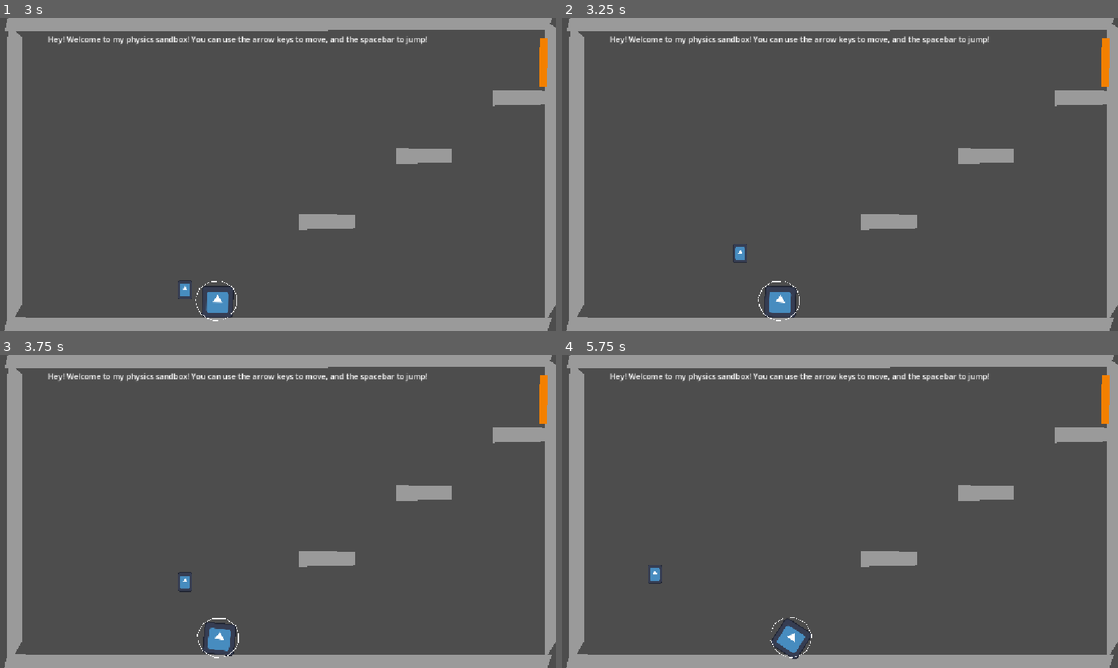
Above: before the commit, frames 1-4 (two rows, left to right).
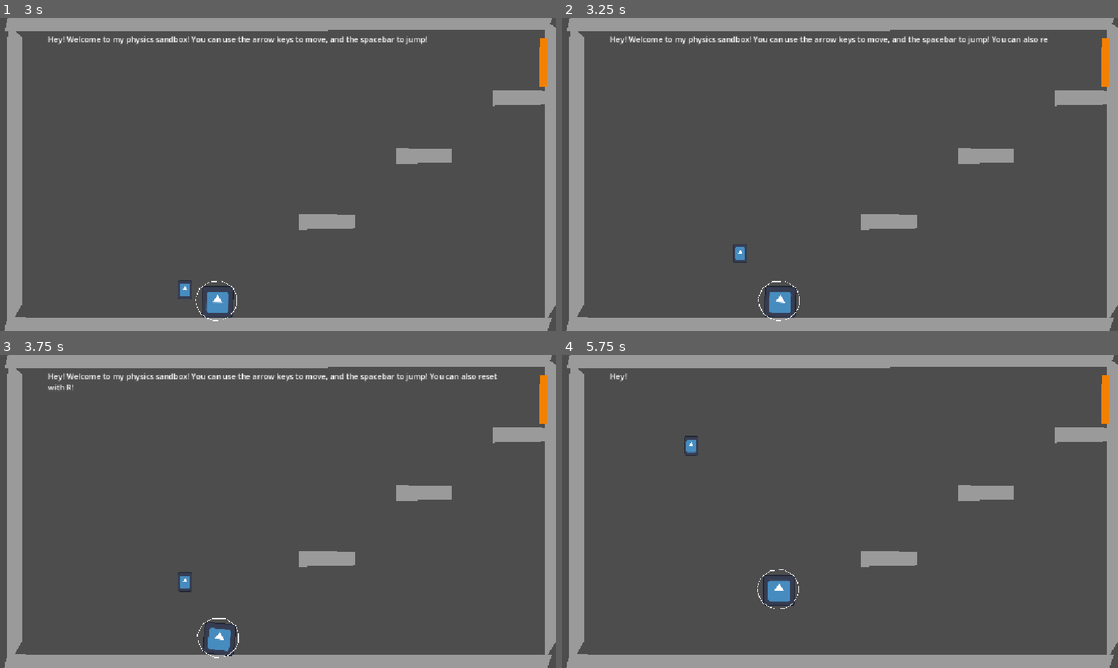
Above: after the commit, the same moments.

Repository: TAL-Trent/SSJamF2026
Game: Godot game, scene res://Levels/Level Menu/Level_Menu.tscn
Two runs of this game, one before a commit and one after it. Both use one fixed random seed, a clock stepped at 60 frames per second and the inputs below. The engine's default icon, where the game draws it, is replaced by a stand-in: a white triangle on a blue panel in a dark square.
Inputs (mouse positions are in pixels of both pictures, inside the frame that each line leads up to):
- Up to frame 1 (3 s): click (283, 174) at 0.5 s; click (66, 102) at 1.27 s; hold Right (right) 2.03-2.78 s; hold Space (jump) 2.03-2.78 s; hold Left (left) from 2.78 s (still down); tap Space (jump) at 2.85 s
- Up to frame 2 (3.25 s): keep holding Left (left); tap Space (jump) at 3.02 s
- Up to frame 3 (3.75 s): tap Space (jump) at 3.32 s; release Left (left) at 3.53 s; hold Right (right) from 3.53 s (still down); hold Space (jump) from 3.53 s (still down)
- Up to frame 4 (5.75 s): release Space (jump) at 4.28 s; tap Space (jump) at 4.35, 4.52, 4.82 s; release Right (right) at 5.03 s; hold Left (left) from 5.03 s (still down); hold Space (jump) from 5.03 s (still down); tap R (reset, bound only after the commit) at 5.65 s

Frame 1 is identical in both runs. In frame 2, less than 0.1% of the frame differs, in the area x 77-88%, y 5-8%; in frame 3, 0.2%; in frame 4, 1.6%, in the area x 12-77%, y 5-98%.

Commit message:
added level 8 and restart

Diff:
--- a/jank/Levels/Level 1/Level_1_Script.gd
+++ b/jank/Levels/Level 1/Level_1_Script.gd
@@ -33,13 +33,14 @@
 		myForce.y = 0;
 		#Player.apply_force(myForce)
 		Player.apply_impulse(myForce);
-
+	if event.is_action_pressed("reset"):
+		get_tree().reload_current_scene()
 
 
 
 # Called when the node enters the scene tree for the first time.
 func _ready() -> void:
-	setMessage("Hey! Welcome to my physics sandbox! You can use the arrow keys to move, and the spacebar to jump!")
+	setMessage("Hey! Welcome to my physics sandbox! You can use the arrow keys to move, and the spacebar to jump! You can also reset with R!")
 
 
 # Called every frame. 'delta' is the elapsed time since the previous frame.
--- a/jank/Levels/Level 2/Level_2_Script.gd
+++ b/jank/Levels/Level 2/Level_2_Script.gd
@@ -35,7 +35,8 @@
 		#Player.apply_force(myForce)
 		if isTouchingFloor():
 			Player.apply_impulse(myForce);
-
+	if event.is_action_pressed("reset"):
+		get_tree().reload_current_scene()
 
 
 
--- a/jank/Levels/Level 3/Level_3_Script.gd
+++ b/jank/Levels/Level 3/Level_3_Script.gd
@@ -39,7 +39,8 @@
 		#Player.apply_force(myForce)
 		if isTouchingFloor():
 			Player.apply_impulse(myForce);
-
+	if event.is_action_pressed("reset"):
+		get_tree().reload_current_scene()
 
 
 
--- a/jank/Levels/Level 4/Level_4_Script.gd
+++ b/jank/Levels/Level 4/Level_4_Script.gd
@@ -38,6 +38,8 @@
 		#Player.apply_force(myForce)
 		if isTouchingFloor():
 			Player.apply_impulse(myForce);
+	if event.is_action_pressed("reset"):
+		get_tree().reload_current_scene()
 
 
 
--- a/jank/Levels/Level 5/Level_5_Script.gd
+++ b/jank/Levels/Level 5/Level_5_Script.gd
@@ -38,6 +38,8 @@
 		#Player.apply_force(myForce)
 		if isTouchingFloor():
 			Player.apply_impulse(myForce);
+	if event.is_action_pressed("reset"):
+		get_tree().reload_current_scene()
 
 
 
--- a/jank/Levels/Level 6/Level_6_Script.gd
+++ b/jank/Levels/Level 6/Level_6_Script.gd
@@ -41,6 +41,8 @@
 		#Player.apply_force(myForce)
 		if isTouchingFloor():
 			Player.apply_impulse(myForce);
+	if event.is_action_pressed("reset"):
+		get_tree().reload_current_scene()
 
 
 
@@ -57,6 +59,8 @@
 		airJumped = false
 	if skewing:
 		brokenBall.skew = randi_range(-89,89)
+		brokenBall.position.x += randi_range(-1,1)
+		brokenBall.position.y += randi_range(-1,1)
 
 #called when the player touches the end of level trigger
 func _on_area_2d_area_shape_entered(area_rid: RID, area: Area2D, area_shape_index: int, local_shape_index: int) -> void:
--- a/jank/Levels/Level 7/Level_7_Script.gd
+++ b/jank/Levels/Level 7/Level_7_Script.gd
@@ -41,6 +41,8 @@
 		#Player.apply_force(myForce)
 		if isTouchingFloor():
 			Player.apply_impulse(myForce);
+	if event.is_action_pressed("reset"):
+		get_tree().reload_current_scene()
 
 
 
@@ -60,6 +62,8 @@
 		airJumped = false
 	if skewing:
 		brokenBall.skew = randi_range(-89,89)
+		brokenBall.position.x += randi_range(-1,1)
+		brokenBall.position.y += randi_range(-1,1)
 
 #called when the player touches the end of level trigger
 func _on_area_2d_area_shape_entered(area_rid: RID, area: Area2D, area_shape_index: int, local_shape_index: int) -> void:
@@ -72,7 +76,7 @@
 		setMessage("I genuinly wish utmost unfortunes upon your family you coniving weasel.")
 	await get_tree().create_timer(0.5).timeout
 	print("next level")
-
+	get_tree().change_scene_to_file("res://Levels/Level 8/Level_8.tscn")
 func typeChat():
 	if !(finishedMessage == currentMessage):
 		textChat.text = currentMessage + finishedMessage[messageChar]
--- a/jank/Levels/Level 8/Level_8.tscn
+++ b/jank/Levels/Level 8/Level_8.tscn
@@ -19,10 +19,6 @@
 
 [sub_resource type="CircleShape2D" id="CircleShape2D_mx4s3"]
 radius = 86.833176
-
-[sub_resource type="CapsuleShape2D" id="CapsuleShape2D_2v4n4"]
-radius = 12.0
-height = 46.0
 
 [node name="Node2D" type="Node2D" unique_id=965193724 node_paths=PackedStringArray("Player", "PlayerSprite", "EolTrigger", "textChat", "playerRay", "brokenBall", "key")]
 script = ExtResource("1_xplrl")
@@ -32,7 +28,7 @@
 textChat = NodePath("RichTextLabel")
 playerRay = NodePath("Player2dSprite/RayCast2D")
 brokenBall = NodePath("Ball")
-key = NodePath("RigidBody2D")
+key = NodePath("")
 
 [node name="Player" type="RigidBody2D" parent="." unique_id=272158072]
 position = Vector2(1041, 541)
@@ -139,47 +135,6 @@
 [node name="CollisionShape2D" type="CollisionShape2D" parent="Chunk3" unique_id=2031323877]
 position = Vector2(-90, 312)
 shape = SubResource("RectangleShape2D_48r1q")
-
-[node name="Chunk3" type="StaticBody2D" parent="Chunk3" unique_id=1947728207]
-position = Vector2(-474, 48)
-
-[node name="Polygon2D" type="Polygon2D" parent="Chunk3/Chunk3" unique_id=376951231]
-position = Vector2(-36.000015, 295)
-scale = Vector2(0.2373221, 0.3597568)
-color = Color(0.6073017, 0.60730165, 0.60730165, 1)
-polygon = PackedVector2Array(1.8955078, 6.378113, -488.1045, 2.3781128, -491.1045, 92.37811, -2.1044922, 85.37811)
-
-[node name="CollisionShape2D" type="CollisionShape2D" parent="Chunk3/Chunk3" unique_id=166568917]
-position = Vector2(-90, 312)
-shape = SubResource("RectangleShape2D_48r1q")
-
-[node name="Chunk3" type="StaticBody2D" parent="Chunk3/Chunk3" unique_id=928311318]
-position = Vector2(26, 61)
-
-[node name="Polygon2D" type="Polygon2D" parent="Chunk3/Chunk3/Chunk3" unique_id=543514543]
-position = Vector2(-41.000015, 264)
-rotation = 1.5707964
-scale = Vector2(0.2373221, 0.3597568)
-color = Color(0.6073017, 0.60730165, 0.60730165, 1)
-polygon = PackedVector2Array(1.8955078, 6.378113, -488.1045, 2.3781128, -491.1045, 92.37811, -2.1044922, 85.37811)
-
-[node name="CollisionPolygon2D" type="CollisionPolygon2D" parent="Chunk3/Chunk3/Chunk3" unique_id=905296045]
-position = Vector2(-1, -2)
-polygon = PackedVector2Array(-74, 148, -42, 148, -43, 265, -71, 263)
-
-[node name="Chunk3" type="StaticBody2D" parent="Chunk3/Chunk3/Chunk3" unique_id=132938323]
-position = Vector2(-108, -4)
-
-[node name="Polygon2D" type="Polygon2D" parent="Chunk3/Chunk3/Chunk3/Chunk3" unique_id=865656702]
-position = Vector2(-41.000015, 264)
-rotation = 1.5707964
-scale = Vector2(0.2373221, 0.3597568)
-color = Color(0.6073017, 0.60730165, 0.60730165, 1)
-polygon = PackedVector2Array(1.8955078, 6.378113, -488.1045, 2.3781128, -491.1045, 92.37811, -2.1044922, 85.37811)
-
-[node name="CollisionPolygon2D" type="CollisionPolygon2D" parent="Chunk3/Chunk3/Chunk3/Chunk3" unique_id=1014140422]
-position = Vector2(-1, -2)
-polygon = PackedVector2Array(-74, 148, -42, 148, -43, 265, -71, 263)
 
 [node name="Area2D" type="Area2D" parent="." unique_id=655159511]
 
@@ -260,19 +215,6 @@
 position = Vector2(-102, 312)
 shape = SubResource("RectangleShape2D_48r1q")
 
-[node name="Chunk4" type="StaticBody2D" parent="Chunk4" unique_id=139079014]
-position = Vector2(-876, -36)
-
-[node name="Polygon2D" type="Polygon2D" parent="Chunk4/Chunk4" unique_id=359550802]
-position = Vector2(-36.049816, 295)
-scale = Vector2(0.26359025, 0.3597568)
-color = Color(0.6073017, 0.60730165, 0.60730165, 1)
-polygon = PackedVector2Array(1.8955078, 6.378113, -488.1045, 2.3781128, -493.00098, 91.72864, -491.1045, 92.37811, -2.1044922, 85.37811)
-
-[node name="CollisionShape2D" type="CollisionShape2D" parent="Chunk4/Chunk4" unique_id=1995331794]
-position = Vector2(-102, 312)
-shape = SubResource("RectangleShape2D_48r1q")
-
 [node name="Chunk5" type="StaticBody2D" parent="." unique_id=847654693]
 position = Vector2(886, -88)
 
@@ -318,17 +260,6 @@
 
 [node name="CollisionPolygon2D" type="CollisionPolygon2D" parent="Chunk6/Chunk5" unique_id=38713305]
 polygon = PackedVector2Array(-145, 268, -121, 247, -17, 353, -37, 371)
-
-[node name="RigidBody2D" type="RigidBody2D" parent="." unique_id=870417416]
-
-[node name="Polygon2D" type="Polygon2D" parent="RigidBody2D" unique_id=782449915]
-position = Vector2(2, 1)
-color = Color(1, 1, 0, 1)
-polygon = PackedVector2Array(199, 406, 209, 398, 222, 407, 214, 414, 214, 440, 200, 440, 208, 435, 209, 430, 200, 427, 208, 427, 208, 422, 200, 417, 208, 417, 208, 414)
-
-[node name="CollisionShape2D" type="CollisionShape2D" parent="RigidBody2D" unique_id=1372426369]
-position = Vector2(212, 422)
-shape = SubResource("CapsuleShape2D_2v4n4")
 
 [node name="Polygon2D" type="Polygon2D" parent="." unique_id=1830426594]
 color = Color(0.3440756, 0.3440758, 0.34407574, 1)
@@ -336,4 +267,3 @@
 
 [connection signal="area_shape_entered" from="Area2D" to="." method="_on_area_2d_area_shape_entered"]
 [connection signal="body_entered" from="Ball" to="." method="_on_ball_body_entered" binds= ["ball"]]
-[connection signal="body_entered" from="RigidBody2D" to="." method="_on_rigid_body_2d_body_entered" binds= ["key"]]
--- a/jank/Levels/Level 8/Level_8_Script.gd
+++ b/jank/Levels/Level 8/Level_8_Script.gd
@@ -16,6 +16,7 @@
 var skewing = false
 var timesBroken = 0
 var hasKey = false
+var keyed = false
 
 func _input(event):
 	if event.is_action_pressed("jump"):
@@ -43,17 +44,17 @@
 		#Player.apply_force(myForce)
 		if isTouchingFloor():
 			Player.apply_impulse(myForce);
+	if event.is_action_pressed("reset"):
+		get_tree().reload_current_scene()
 
 
 
 
 # Called when the node enters the scene tree for the first time.
 func _ready() -> void:
-	setMessage("Screw that sphere, we dont need it. I can code working things, if you go get that key then you can beat the level!")
-	await get_tree().create_timer(1).timeout
-	setMessage("Okay so can we like not please")
-	await get_tree().create_timer(2).timeout
-	setMessage("Okay so new plan, figure out how the door puzzlr works i bet you cant")
+	setMessage("Thank you for playing my game, despite how janky it is! Just touch the orange to go back to the main menu")
+	await get_tree().create_timer(3).timeout
+	setMessage("Please dont touch the sphere.")
 # Called every frame. 'delta' is the elapsed time since the previous frame.
 func _process(delta: float) -> void:
 	PlayerSprite.global_position = Player.global_position
@@ -62,19 +63,21 @@
 		airJumped = false
 	if skewing:
 		brokenBall.skew = randi_range(-89,89)
+		brokenBall.position.x += randi_range(-1,1)
+		brokenBall.position.y += randi_range(-1,1)
 
 #called when the player touches the end of level trigger
 func _on_area_2d_area_shape_entered(area_rid: RID, area: Area2D, area_shape_index: int, local_shape_index: int) -> void:
 	print("EOL trigger touched")
 	if (timesBroken < 2):
-		setMessage("Wow your so smart")
+		setMessage("Thank you!")
 	elif (timesBroken == 2):
-		setMessage("...")
+		setMessage("Thanks.")
 	else:
-		setMessage("I genuinly wish utmost unfortunes upon your family you coniving weasel.")
+		setMessage("Get out.")
 	await get_tree().create_timer(0.5).timeout
 	print("next level")
-
+	get_tree().change_scene_to_file("res://Levels/Level Menu/Level_Menu.tscn")
 func typeChat():
 	if !(finishedMessage == currentMessage):
 		textChat.text = currentMessage + finishedMessage[messageChar]
@@ -100,21 +103,21 @@
 		print("Skewing = true")
 		await get_tree().create_timer(1.5).timeout
 		if (timesBroken == 1):
-			setMessage("Okay screw you just beat the level dude.")
-			await get_tree().create_timer(1.5).timeout
 			setMessage("Let me fix it...")
 			await get_tree().create_timer(3).timeout
 			skewing = false
 			brokenBall.skew = 0
 			setMessage("There. Its fixed. Dont touch it. Finish the level.")
 		elif (timesBroken == 2):
-			setMessage("Im gonna atomize you.")
+			setMessage("yo can we not")
 			await get_tree().create_timer(3).timeout
 			skewing = false
 			brokenBall.skew = 0
-			setMessage("There. Its fixed. Dont touch it. Finish the level. Please.")
+			setMessage("Dude just take the moment and leave")
 		else:
 			setMessage("............")
 			await get_tree().create_timer(3).timeout
 			skewing = false
 			brokenBall.skew = 0
+	elif (obj == "key"):
+		print("Key pickup")
--- a/jank/project.godot
+++ b/jank/project.godot
@@ -42,6 +42,11 @@
 "events": [Object(InputEventKey,"resource_local_to_scene":false,"resource_name":"","device":-1,"window_id":0,"alt_press …(195 unchanged characters)…
 ]
 }
+reset={
+"deadzone": 0.2,
+"events": [Object(InputEventKey,"resource_local_to_scene":false,"resource_name":"","device":-1,"window_id":0,"alt_pressed":false,"shift_pressed":false,"ctrl_pressed":false,"meta_pressed":false,"pressed":false,"keycode":0,"physical_keycode":82,"key_label":0,"unicode":114,"location":0,"echo":false,"script":null)
+]
+}
 
 [physics]
 
Not shown, removed: jank/Export/jank.apple-touch-icon.png.import
Not shown, removed: jank/Export/jank.icon.png.import
Not shown, removed: jank/Export/jank.png.import
Not shown, changed: jank/export_presets.cfg
Not shown, changed: jank/.DS_Store
Not shown, added: jank/Export/.DS_Store
Not shown, changed: jank/Export/jank.html
Not shown, changed: jank/Export/jank.js
Not shown, changed: jank/Export/jank.pck
Not shown, changed: jank/Export/jank.wasm
